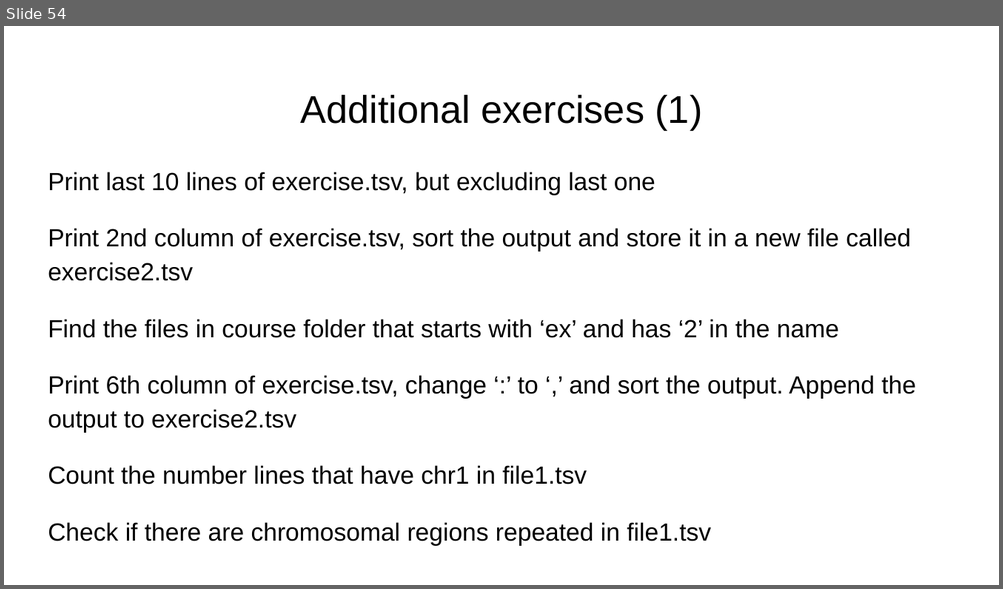
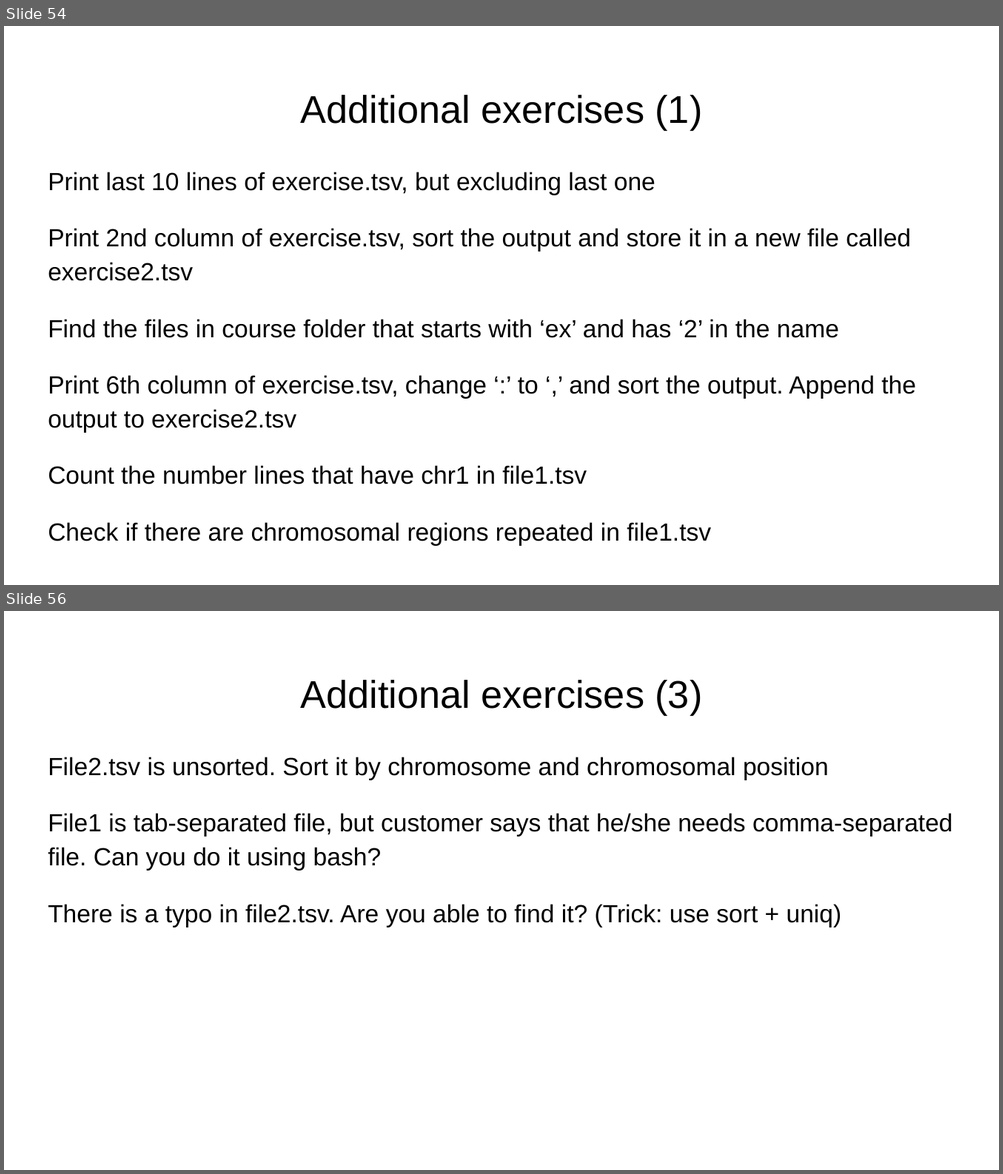
Before and after one commit to FusterTormo/BioinfoWorkshop, a slide deck: Introduction to Linux.pptx. Shown one above the other, each under a label of ours: slide 54 before the commit, slides 54 and 56 after it; the slides between them are not shown. The pictures are 1003x589 and 1003x1174 pixels, drawn with LibreOffice and Linux fonts; fonts in the diff are those of the drawing. Boxes give left, top, right and bottom in pixels: in the first picture for what was removed or moved away, otherwise in the second. Text is boxed around its words. In the diff, an @@ line names an element or a change of style, - is before the commit and + after.

Commit message:
Added more additional exercises to presentation

```diff
--- a/Introduction to Linux.pptx
+++ b/Introduction to Linux.pptx
@@ slide 56 added at (x1=4, y1=611, x2=999, y2=1170), background #FFFFFF @@
@@ title added at (x1=301, y1=680, x2=703, y2=715), 28 pt, text #000000 @@
+Additional exercises (3)
@@ text added at (x1=48, y1=757, x2=953, y2=927), 18 pt, text #000000 @@
+File2.tsv is unsorted. Sort it by chromosome and chromosomal position
+File1 is tab-separated file, but customer says that he/she needs comma-separated file. Can you do it using bash?
+There is a typo in file2.tsv. Are you able to find it? (Trick: use sort + uniq)
```
Also in this commit, not shown: 3 slides changed, 2 slides removed, 3 other files.
